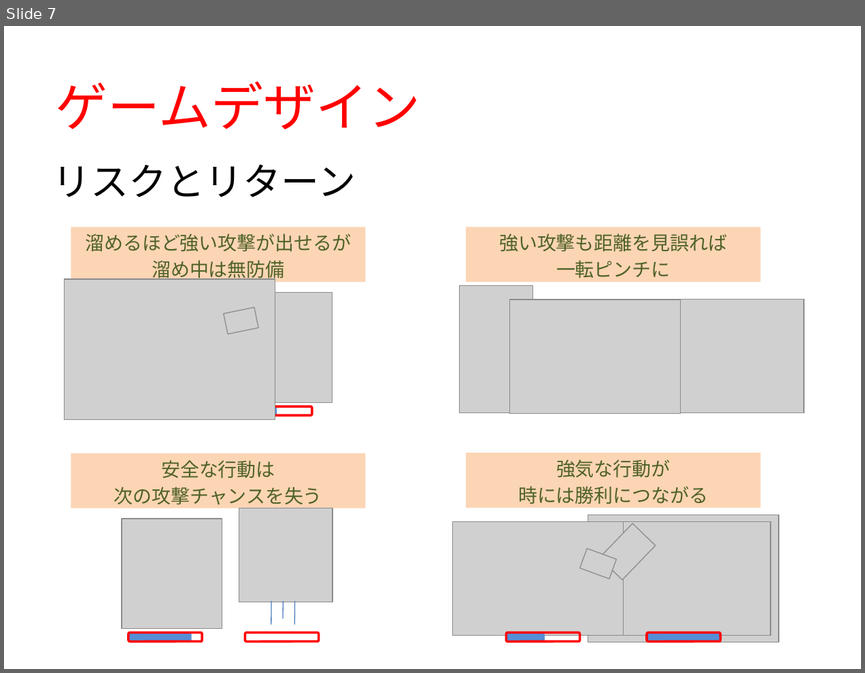
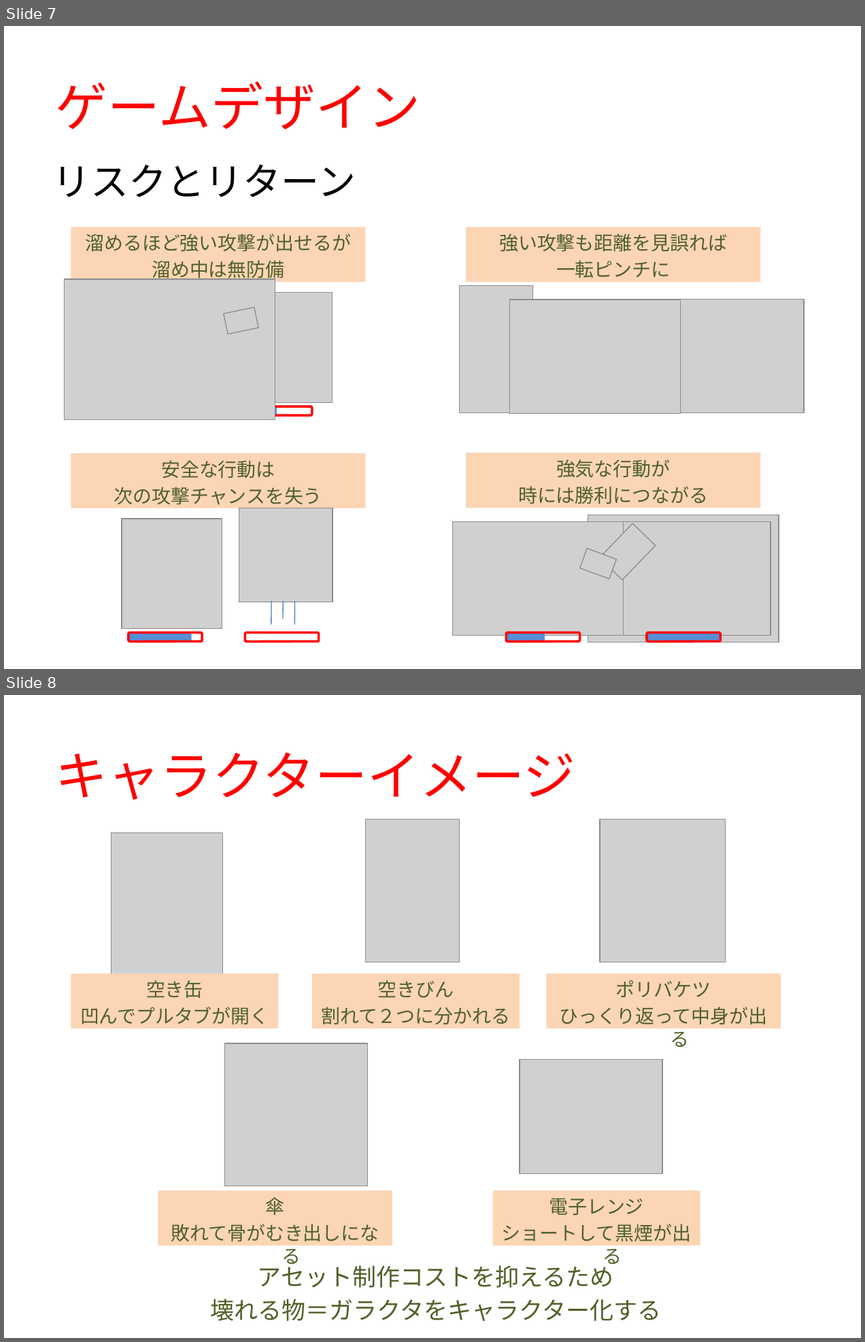
Before and after one commit to POCHOMKIN06/HF21, a slide deck: 企画書5.pptx. Shown one above the other, each under a label of ours: slide 7 before the commit, slides 7 and 8 after it. The pictures are 865x673 and 865x1342 pixels, drawn with LibreOffice and Linux fonts; fonts in the diff are those of the drawing; grey boxes stand for pictures. Boxes give left, top, right and bottom in pixels: in the first picture for what was removed or moved away, otherwise in the second. Text is boxed around its words. In the diff, an @@ line names an element or a change of style, - is before the commit and + after.

```diff
--- a/企画書5.pptx
+++ b/企画書5.pptx
@@ slide 8 added at (4, 695, 861, 1338), background #FFFFFF @@
@@ text added at (56, 752, 576, 800), 44 pt, text #FF0000 @@
+キャラクターイメージ
@@ picture added at (111, 833, 222, 976) @@
@@ picture added at (366, 819, 460, 962) @@
@@ picture added at (600, 819, 725, 962) @@
@@ rectangle added at (71, 974, 278, 1028), fill #FCD5B5, 16 pt, text #4F6228 @@
+空き缶
+凹んでプルタブが開く
@@ rectangle added at (311, 974, 519, 1028), fill #FCD5B5, 16 pt, text #4F6228 @@
+空きびん
+割れて２つに分かれる
@@ rectangle added at (547, 974, 781, 1028), fill #FCD5B5, 16 pt, text #4F6228 @@
+ポリバケツ
+ひっくり返って中身が出る
@@ picture added at (225, 1043, 368, 1186) @@
@@ picture added at (520, 1059, 663, 1173) @@
@@ rectangle added at (158, 1190, 392, 1245), fill #FCD5B5, 16 pt, text #4F6228 @@
+傘
+敗れて骨がむき出しになる
@@ rectangle added at (492, 1190, 700, 1245), fill #FCD5B5, 16 pt, text #4F6228 @@
+電子レンジ
+ショートして黒煙が出る
@@ text added at (210, 1261, 661, 1321), 20 pt, text #4F6228 @@
+アセット制作コストを抑えるため
+壊れる物＝ガラクタをキャラクター化する
```
Also in this commit, not shown: 2 slides changed, 1 slide removed, 26 other files.
